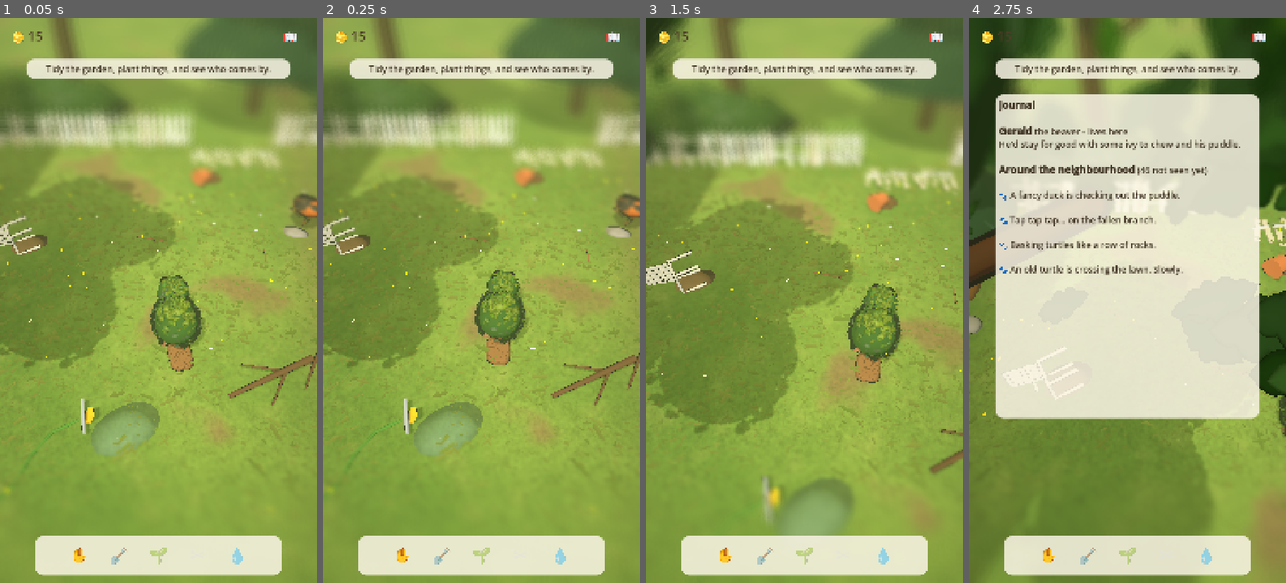
Above: before the commit, frames 1-4 (left to right).
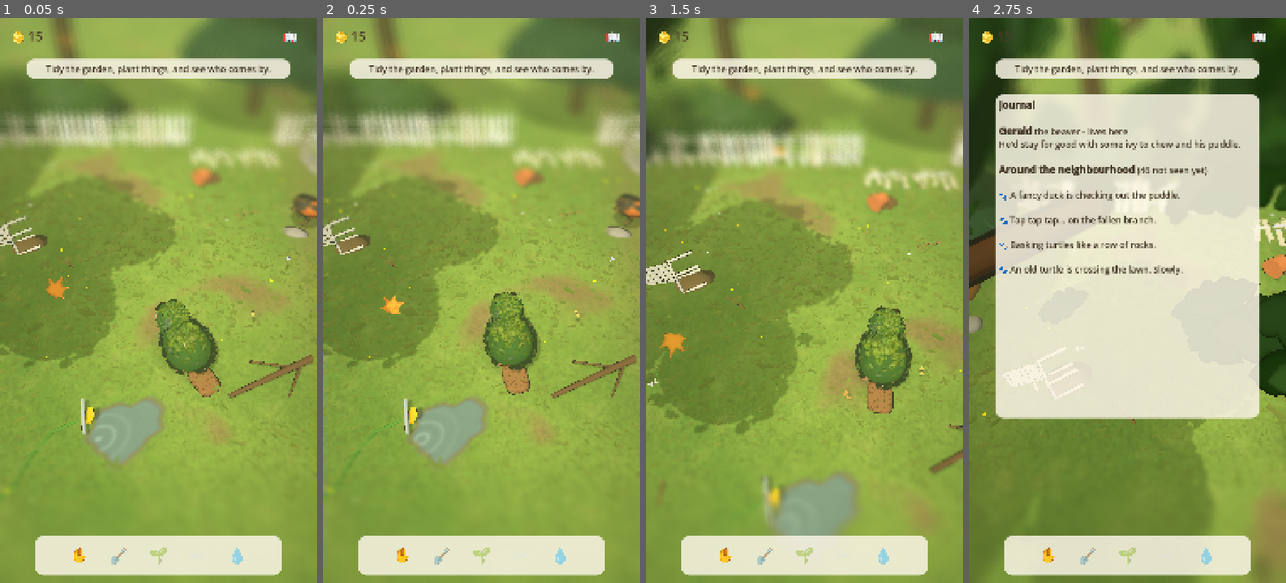
Above: after the commit, the same moments.

Repository: LuckyMonkey/hedgepets
Game: Godot game, scene res://garden.tscn
Same seed, same stepped clock (60 frames per second), same inputs: the game is played once before the commit and once after it.
Inputs (mouse positions are in pixels of both pictures, inside the frame that each line leads up to):
- Up to frame 1 (0.05 s): no input
- Up to frame 2 (0.25 s): no input
- Up to frame 3 (1.5 s): tap Enter at 0.5 s; move the mouse to (874, 272) at 0.52 s; hold Right 0.53-1.25 s; tap F at 0.6 s; click (874, 272) at 0.67 s; drag from (741, 328) to (788, 413) at 1.27 s
- Up to frame 4 (2.75 s): click "📖" at 2 s

The runs differ from the first frame. In frame 1, 5.2% of the frame differs, in the area x 0-100%, y 3-79%; in frame 2, 5.3%; in frame 3, 5.8%, in the area x 0-100%, y 12-92%; in frame 4, 0.3%.

Commit message:
Garden polish: real puddle (water shader, no grass in it), dry-stone wall, falling maple leaves, butterflies, contact shadows; residents visit their favourite things with emotes and face the viewer when idle; gifts to tap instead of abstract income; fewer weed dots; game_check covers favourites, gifts, regraft
Co-Authored-By: Claude Opus 5.5 <noreply@anthropic.com>

Diff:
--- /dev/null
+++ b/scripts/garden/butterfly.gd
@@ -0,0 +1,63 @@
+extends Node3D
+
+## A cabbage-white (or sulphur, or skipper) drifting over the lawn: two flat wings that flap, a lazy looping path
+## that wanders between the places it likes (garden.butterfly_spots(): flowering plants, flowers in the grass).
+
+var garden: Node3D
+var wings: Array[MeshInstance3D] = []
+var _home := Vector3.ZERO
+var _target := Vector3.ZERO
+var _t := 0.0
+var _phase := 0.0
+
+
+func setup(g: Node3D, color: Color, at: Vector3) -> void:
+	garden = g
+	_home = at
+	_target = at
+	_phase = randf() * TAU
+	position = at + Vector3(0, 0.8, 0)
+	var m := StandardMaterial3D.new()
+	m.shading_mode = BaseMaterial3D.SHADING_MODE_UNSHADED
+	m.cull_mode = BaseMaterial3D.CULL_DISABLED
+	m.albedo_color = color
+	var dark := m.duplicate() as StandardMaterial3D
+	dark.albedo_color = color.darkened(0.55)
+	for side: float in [1.0, -1.0]:
+		var hinge := MeshInstance3D.new()
+		var wing := PrismMesh.new()               # a rounded-ish triangle reads as a wing at this size
+		wing.size = Vector3(0.16, 0.12, 0.004)
+		var w := MeshInstance3D.new()
+		w.mesh = wing
+		w.material_override = m
+		w.position = Vector3(0.0, 0.0, side * 0.08)
+		w.rotation_degrees = Vector3(90, 0, 0)
+		hinge.add_child(w)
+		add_child(hinge)
+		wings.append(hinge)
+	var body := MeshInstance3D.new()
+	var cap := CapsuleMesh.new()
+	cap.radius = 0.012
+	cap.height = 0.09
+	body.mesh = cap
+	body.material_override = dark
+	body.rotation_degrees = Vector3(0, 0, 90)
+	add_child(body)
+
+
+func _process(delta: float) -> void:
+	_t += delta
+	var flap := sin(_t * 18.0 + _phase) * 0.9 + 0.2
+	wings[0].rotation.x = flap
+	wings[1].rotation.x = -flap
+	var to := _target - position
+	if to.length() < 0.4 or randf() < delta * 0.05:
+		var spots: Array = garden.butterfly_spots()
+		var base: Vector3 = spots.pick_random() if not spots.is_empty() else _home
+		_target = base + Vector3(randf_range(-1.5, 1.5), randf_range(0.35, 1.3), randf_range(-1.5, 1.5))
+	var drift := Vector3(sin(_t * 2.1 + _phase), sin(_t * 3.3 + _phase) * 0.6, cos(_t * 1.7 + _phase)) * 0.35
+	var v := to.normalized() * 0.7 + drift
+	position += v * delta
+	position.y = clampf(position.y, 0.25, 2.2)
+	if v.length() > 0.01:
+		rotation.y = lerp_angle(rotation.y, atan2(-v.z, v.x), clampf(delta * 3.0, 0.0, 1.0))
--- a/scripts/garden/garden.gd
+++ b/scripts/garden/garden.gd
@@ -37,6 +37,7 @@
 	_build_props()
 	_build_grass()
 	_spawn_pets()
+	_build_ambience()
 	_build_tilt_shift()
 	game = preload("res://scripts/garden/garden_game.gd").new()
 	game.name = "Game"
@@ -247,6 +248,7 @@
 		var r := _rng.randf_range(1.6, 2.3)
 		_bush(to + Vector3(0, 0.6, 0), Vector3(r, r * 0.72, r), "hedgeoak", palette, Color("2f4a27"), 0.8, 0.5, "egg")
 	_bush(top + Vector3(0, 2.6, 0), Vector3(2.6, 2.0, 2.6), "hedgeoak", palette, Color("2f4a27"), 0.85, 0.5, "egg")
+	_crowns.append(top + Vector3(0, 1.5, 0))
 	obstacles.append([Vector2(at.x, at.z), 1.0])
 
 
@@ -266,6 +268,66 @@
 	obstacles.append([Vector2(at.x, at.z), 0.7])
 
 
+var _crowns: Array = []                           # broadleaf crowns: where falling leaves come from
+
+
+## Life in the garden: leaves drifting down from the oaks, butterflies over the lawn.
+func _build_ambience() -> void:
+	var image := Image.load_from_file(ProjectSettings.globalize_path("res://assets/sprites/hedgemaple.png"))
+	var leaf := ImageTexture.create_from_image(image.get_region(Rect2i(0, 0, 160, 160)))
+	var m := StandardMaterial3D.new()
+	m.albedo_texture = leaf
+	m.transparency = BaseMaterial3D.TRANSPARENCY_ALPHA_SCISSOR
+	m.alpha_scissor_threshold = 0.4
+	m.vertex_color_use_as_albedo = true
+	m.billboard_mode = BaseMaterial3D.BILLBOARD_PARTICLES
+	m.cull_mode = BaseMaterial3D.CULL_DISABLED
+	var ramp := Gradient.new()
+	ramp.set_color(0, Color("c9923c"))
+	ramp.set_color(1, Color("9a3428"))
+	ramp.add_point(0.5, Color("b8702e"))
+	for at: Vector3 in _crowns:
+		var p := CPUParticles3D.new()
+		p.amount = 10
+		p.lifetime = 14.0
+		p.preprocess = 14.0
+		p.emission_shape = CPUParticles3D.EMISSION_SHAPE_BOX
+		p.emission_box_extents = Vector3(3.0, 1.0, 3.0)
+		p.direction = Vector3(1, -0.2, 0.3)
+		p.spread = 40.0
+		p.initial_velocity_min = 0.1
+		p.initial_velocity_max = 0.4
+		p.gravity = Vector3(0.18, -0.55, 0.12)
+		p.angle_min = 0.0
+		p.angle_max = 360.0
+		p.angular_velocity_min = -90.0
+		p.angular_velocity_max = 90.0
+		p.scale_amount_min = 0.09
+		p.scale_amount_max = 0.14
+		p.color_initial_ramp = ramp
+		var quad := QuadMesh.new()
+		quad.material = m
+		p.mesh = quad
+		p.position = at
+		p.name = "FallingLeaves"
+		add_child(p)
+	var colors := [Color("f4f0dc"), Color("f2e27a"), Color("f0b860"), Color("f4f0dc"), Color("e8eef6"), Color("f2e27a")]
+	for i in range(colors.size()):
+		var b := preload("res://scripts/garden/butterfly.gd").new()
+		add_child(b)
+		b.setup(self, colors[i], Vector3(_rng.randf_range(-6, 6), 0, _rng.randf_range(-6, 4)))
+
+
+## Where butterflies like to go: flowering plants, and a few fixed flowery patches.
+func butterfly_spots() -> Array:
+	var out: Array = [Vector3(-3, 0, 1), Vector3(3.5, 0, -2), Vector3(0, 0, 4)]
+	if game != null:
+		for pl in game.plants:
+			if pl["stage"] >= 3:
+				out.append(Vector3(pl["at"].x, 0, pl["at"].y))
+	return out
+
+
 ## Every prop is a thing in the garden: what it is, where, how big, whether the shovel can clear it and what it
 ## is worth as scrap. Some junk is worth keeping - some visitors like it (scripts/garden/garden_game.gd).
 func _thing(kind: String, node: Node3D, at: Vector2, radius: float, value: int, junk := true) -> void:
@@ -275,6 +337,9 @@
 func _build_props() -> void:
 	var r := _rng
 	GardenProps.broken_fence(self, -16.0, 16.0, -11.0, r, Vector2(0.5, 4.5))
+	GardenProps.stone_wall(self, Vector3(7.2, 0, -10.2), Vector3(9.6, 0, 5.0), r)      # the old field wall down the side
+	obstacles.append([Vector2(8.0, -5.0), 0.6])
+	obstacles.append([Vector2(8.8, 0.0), 0.6])
 	_thing("lawn_chair", GardenProps.lawn_chair(self, Vector3(-5.2, 0, -3.2), 28), Vector2(-5.0, -3.2), 1.3, 6)
 	_thing("grill", GardenProps.rusty_grill(self, Vector3(5.8, 0, -4.5), -20), Vector2(6.3, -4.3), 1.6, 9)
 	_thing("sprinkler", GardenProps.broken_sprinkler(self, Vector3(-1.8, 0, 3.6), 10), Vector2(-1.8, 3.6), 0.8, 5)
@@ -325,20 +390,20 @@
 	for i in range(22000):
 		var x := _rng.randf_range(-19, 19)
 		var z := _rng.randf_range(-11, 11)
-		if _blocked(Vector2(x, z), 0.12):
+		if _blocked(Vector2(x, z), 0.12) or _in_puddle(Vector2(x, z)):
 			continue
 		var bald := _bald_noise.get_noise_2d((x + 30.0) / 60.0 * 512.0, (z + 30.0) / 60.0 * 512.0)
 		if bald > 0.4 and _rng.randf() < 0.8:
 			continue
 		var cell := _rng.randi_range(0, 7)
 		var roll := _rng.randf()
-		if roll < 0.035:
+		if roll < 0.012:
 			cell = 8          # dandelion
-		elif roll < 0.06:
+		elif roll < 0.03:
 			cell = 9          # clover
-		elif roll < 0.075:
+		elif roll < 0.038:
 			cell = 10         # daisy
-		elif roll < 0.11:
+		elif roll < 0.07:
 			cell = 11         # seed heads
 		var s := _rng.randf_range(0.32, 0.6) * (1.5 if cell == 11 else (1.25 if cell >= 8 else 1.0))   # ankle-high to a pet
 		var t := Transform3D(Basis.from_euler(Vector3(0, _rng.randf_range(0, TAU), 0)).scaled(Vector3(s, s, s)), Vector3(x, 0, z))
@@ -357,6 +422,19 @@
 	add_child(node)
 
 
+## The sprinkler's puddle (garden_props.gd: offset 0.9, 0.4 from the sprinkler, 2.6 x 1.8, turned 20°).
+func _in_puddle(p: Vector2) -> bool:
+	for t in things:
+		if t["kind"] == "sprinkler":
+			var node: Node3D = t["node"]
+			var puddle := node.get_node_or_null("Puddle") as Node3D
+			if puddle != null:
+				var local := puddle.global_transform.affine_inverse() * Vector3(p.x, 0, p.y)
+				if Vector2(local.x / 1.15, local.z / 0.8).length() < 1.0:
+					return true
+	return false
+
+
 func _blocked(p: Vector2, margin: float) -> bool:
 	for o in obstacles:
 		if p.distance_to(o[0]) < float(o[1]) + margin:
@@ -370,6 +448,37 @@
 # ------------------------------------------------------------------ pets
 func _spawn_pets() -> void:
 	roster = CharacterArtProfile.roster()
+
+
+var _shadow_mat: StandardMaterial3D
+
+
+## A soft dark pool on the grass under a pet: it sits on the lawn instead of hovering over it.
+func _contact_shadow(node: Node3D, p: CharacterArtProfile) -> void:
+	if _shadow_mat == null:
+		var g := Gradient.new()
+		g.set_color(0, Color(0, 0, 0, 0.5))
+		g.set_color(1, Color(0, 0, 0, 0.0))
+		var tex := GradientTexture2D.new()
+		tex.gradient = g
+		tex.fill = GradientTexture2D.FILL_RADIAL
+		tex.fill_from = Vector2(0.5, 0.5)
+		tex.fill_to = Vector2(0.5, 0.0)
+		_shadow_mat = StandardMaterial3D.new()
+		_shadow_mat.albedo_texture = tex
+		_shadow_mat.shading_mode = BaseMaterial3D.SHADING_MODE_UNSHADED
+		_shadow_mat.transparency = BaseMaterial3D.TRANSPARENCY_ALPHA
+		_shadow_mat.depth_draw_mode = BaseMaterial3D.DEPTH_DRAW_DISABLED
+	var r: Vector3 = p.regions["BODY"]["radii"]
+	var plane := PlaneMesh.new()
+	plane.size = Vector2(r.x * 2.6 + 0.6, r.z * 2.6 + 0.4)
+	var s := MeshInstance3D.new()
+	s.mesh = plane
+	s.material_override = _shadow_mat
+	s.position = Vector3(0.2, 0.02, 0)
+	s.cast_shadow = GeometryInstance3D.SHADOW_CASTING_SETTING_OFF
+	s.name = "ContactShadow"
+	node.add_child(s)
 
 
 ## A pet's node, built the first time it comes by (a garden of thirty pets only pays for the ones in it).
@@ -385,6 +494,7 @@
 	node.set_detail("MEDIUM")
 	node.visible = false
 	node.position = GAP + Vector3(0, 0, -6)
+	_contact_shadow(node, p)
 	pets.append(node)
 	_nodes[p.pet_name] = node
 	_wander[node] = {"target": node.position, "wait": _rng.randf_range(0.5, 3.0), "mode": "away"}
@@ -447,13 +557,31 @@
 			set_pet_mode(node, "away")
 			return
 		w["wait"] = float(w["wait"]) - delta
+		# standing: turn three-quarters toward the viewer, so you see faces, not backs
+		var face: float = w.get("face", 0.0)
+		node.rotation.y = lerp_angle(node.rotation.y, -PI * 0.5 + face, clampf(delta * 2.0, 0.0, 1.0))
+		if w.get("fav", "") != "":
+			emote(node, str(w["fav"]))                   # got to a favourite thing: enjoy it
+			w["fav"] = ""
 		if float(w["wait"]) <= 0.0:
+			var fav: Dictionary = game.favourite(node) if game != null and _rng.randf() < 0.55 else {}
+			if not fav.is_empty():
+				var at: Vector3 = fav["at"]
+				var off := Vector3(_rng.randf_range(-1, 1), 0, _rng.randf_range(-1, 1)).normalized() * (float(fav["radius"]) + 0.45)
+				var spot := Vector2(at.x + off.x, at.z + off.z)
+				if BOUNDS.has_point(spot) and not _path_blocked(Vector2(node.position.x, node.position.z), spot):
+					w["target"] = Vector3(spot.x, 0, spot.y)
+					w["fav"] = fav["emote"]
+					w["wait"] = _rng.randf_range(5.0, 10.0)
+					w["face"] = _rng.randf_range(-0.9, 0.9)
+					return
 			for attempt in range(12):
 				var p := Vector2(_rng.randf_range(BOUNDS.position.x, BOUNDS.end.x), _rng.randf_range(BOUNDS.position.y, BOUNDS.end.y))
 				if not _blocked(p, 0.9) and not _path_blocked(Vector2(node.position.x, node.position.z), p):
 					w["target"] = Vector3(p.x, 0, p.y)
 					break
 			w["wait"] = _rng.randf_range(2.0, 6.0)
+			w["face"] = [-0.8, 0.8].pick_random() + _rng.randf_range(-0.3, 0.3)
 		return
 	var speed := 1.1 * (0.6 if node.profile.species == "tortoise" else 1.0)
 	var heading := atan2(-to.z, to.x)
@@ -463,6 +591,22 @@
 		node.walking = move_toward(node.walking, 1.0, delta * 3.0)
 	else:
 		node.walking = move_toward(node.walking, 0.3, delta * 3.0)
+
+
+## A little thought above a pet's head (an emoji), rising and fading.
+func emote(node: Node3D, text: String) -> void:
+	var l := Label3D.new()
+	l.text = text
+	l.font_size = 72
+	l.pixel_size = 0.004
+	l.billboard = BaseMaterial3D.BILLBOARD_ENABLED
+	l.no_depth_test = true
+	l.position = node.position + Vector3(0, 1.7 * node.scale.y * 2.0, 0)
+	add_child(l)
+	var tw := create_tween()
+	tw.tween_property(l, "position:y", l.position.y + 0.7, 1.6).set_ease(Tween.EASE_OUT)
+	tw.parallel().tween_property(l, "modulate:a", 0.0, 1.6).set_delay(0.6)
+	tw.tween_callback(l.queue_free)
 
 
 func _path_blocked(a: Vector2, b: Vector2) -> bool:
--- a/scripts/garden/garden_game.gd
+++ b/scripts/garden/garden_game.gd
@@ -99,6 +99,7 @@
 # ------------------------------------------------------------------ the loop
 func _process(delta: float) -> void:
 	_grow(delta)
+	_tend_gifts(delta)
 	_check -= delta
 	if _check <= 0.0:
 		_check = 1.0
@@ -106,15 +107,12 @@
 	_income -= delta
 	if _income <= 0.0:
 		_income = INCOME_SECONDS
-		var happy := 0
 		var counts := garden_counts()
 		for p: CharacterArtProfile in garden.roster:
-			if pet_state[p.pet_name] == "resident" and _met(p.wants["resident"], counts):
-				happy += 1
-		if happy > 0:
-			coins += 2 * happy
-			toast("🪙 +%d from your residents" % (2 * happy))
-			_refresh()
+			if pet_state[p.pet_name] == "resident" and _met(p.wants["resident"], counts) and gifts.size() < 12:
+				var node: HedgePetNode = _node(p)
+				if node.visible:
+					_drop_gift(node)
 	_save -= delta
 	if _save <= 0.0:
 		_save = 8.0
@@ -204,6 +202,75 @@
 						toast("Your %s is flowering." % pl["species"])
 
 
+# ------------------------------------------------------------------ favourites and gifts
+const WANT_THINGS := {"puddle": ["sprinkler", "💧"], "sticks": ["stick", "🪵"], "branches": ["branch", "🪵"], "rocks": ["rock", "☀️"],
+	"leaf_pile": ["leaf_pile", "🍂"], "lawn_chair": ["lawn_chair", "💤"], "grill": ["grill", "👃"], "tire": ["tire", "💤"], "pot": ["pot", "💤"]}
+const GIFTS := [["🌰", 2], ["🪶", 3], ["🍄", 2], ["🐚", 4], ["💎", 6], ["🌼", 2], ["🫐", 3]]
+var gifts: Array = []               # {at: Vector3, node: Label3D, value, age}
+
+
+## Somewhere this pet likes to go: one of the things or plants in its wishes. {at, radius, emote} or {}.
+func favourite(node: HedgePetNode) -> Dictionary:
+	var p: CharacterArtProfile = node.profile
+	var options: Array = []
+	for step in ["notice", "visit", "resident"]:
+		for key: String in p.wants[step]:
+			if WANT_THINGS.has(key):
+				var kind: String = WANT_THINGS[key][0]
+				for t in garden.things:
+					if t["kind"] == kind:
+						options.append({"at": Vector3(t["at"].x, 0, t["at"].y), "radius": t["radius"], "emote": WANT_THINGS[key][1]})
+			else:
+				var sp := key.get_slice("_", 0)
+				for pl in plants:
+					if pl["species"] == sp and pl["stage"] >= 1:
+						options.append({"at": Vector3(pl["at"].x, 0, pl["at"].y), "radius": 0.6, "emote": "💚" if pl["stage"] < 3 else "🌸"})
+	return options.pick_random() if not options.is_empty() else {}
+
+
+## A happy resident leaves something behind: tap it to collect.
+func _drop_gift(node: HedgePetNode) -> void:
+	var g: Array = GIFTS.pick_random()
+	var l := Label3D.new()
+	l.text = g[0]
+	l.font_size = 64
+	l.pixel_size = 0.005
+	l.billboard = BaseMaterial3D.BILLBOARD_ENABLED
+	var at := node.position + Vector3(randf_range(-0.5, 0.5), 0.0, randf_range(0.3, 0.7))
+	l.position = at + Vector3(0, 0.25, 0)
+	garden.add_child(l)
+	gifts.append({"at": at, "node": l, "value": g[1], "age": 0.0})
+	garden.emote(node, "🎁")
+
+
+func _tend_gifts(delta: float) -> void:
+	for g in gifts.duplicate():
+		g["age"] += delta
+		var l: Label3D = g["node"]
+		l.position.y = 0.25 + 0.07 * sin(g["age"] * 3.0)
+		if g["age"] > 100.0:
+			l.modulate.a = clampf((120.0 - g["age"]) / 20.0, 0.0, 1.0)
+		if g["age"] > 120.0:
+			l.queue_free()
+			gifts.erase(g)
+
+
+func _collect_gift(p2: Vector2) -> bool:
+	for g in gifts:
+		if Vector2(g["at"].x, g["at"].z).distance_to(p2) < 0.75:
+			coins += int(g["value"])
+			gifts.erase(g)
+			var l: Label3D = g["node"]
+			var tw := garden.create_tween()
+			tw.tween_property(l, "position:y", 1.6, 0.5).set_ease(Tween.EASE_OUT)
+			tw.parallel().tween_property(l, "modulate:a", 0.0, 0.5)
+			tw.tween_callback(l.queue_free)
+			toast("%s 🪙 +%d" % [l.text, g["value"]])
+			_refresh()
+			return true
+	return false
+
+
 # ------------------------------------------------------------------ tools
 ## A tap on the garden. Returns true when the game used it (the garden then does nothing else).
 func tap(at: Vector2, pet: HedgePetNode) -> bool:
@@ -213,6 +280,8 @@
 	if g == Vector3.INF:
 		return false
 	var p2 := Vector2(g.x, g.z)
+	if _collect_gift(p2):
+		return true
 	match tool:
 		"hand":
 			if pet != null:
--- a/scripts/garden/garden_props.gd
+++ b/scripts/garden/garden_props.gd
@@ -199,14 +199,18 @@
 	part(s, box(Vector3(0.5, 0.12, 0.25)), plastic, Vector3.ZERO, Vector3.ZERO, 0.008)
 	part(s, cyl(0.05, 0.05, 0.9, 8), mat("sprinkler_bar", Color("9ea4a8"), 0.5), Vector3(0, 0.15, 0), Vector3(90, 0, 0), 0.006)
 	# the puddle it made
-	var water := StandardMaterial3D.new()
-	water.albedo_color = Color(0.40, 0.50, 0.52, 0.42)
-	water.transparency = BaseMaterial3D.TRANSPARENCY_ALPHA
-	water.roughness = 0.05
-	water.metallic_specular = 0.8
-	var puddle := part(r, blob(Vector3(0.95, 0.02, 0.6), {"exponent": 2.2}), water, Vector3(0.9, 0.005, 0.4), Vector3(0, 20, 0), 0.0)
+	var water := ShaderMaterial.new()
+	water.shader = load("res://shaders/water.gdshader")
+	var plane := PlaneMesh.new()
+	plane.size = Vector2(2.6, 1.8)
+	var puddle := MeshInstance3D.new()
+	puddle.mesh = plane
+	puddle.material_override = water
+	puddle.position = Vector3(0.9, 0.012, 0.4)
+	puddle.rotation_degrees = Vector3(0, 20, 0)
+	puddle.cast_shadow = GeometryInstance3D.SHADOW_CASTING_SETTING_OFF
 	puddle.name = "Puddle"
-	puddle.scale = Vector3(1, 0.3, 1)
+	r.add_child(puddle)
 	# the hose: a few lazy segments, then a coil
 	var hose := mat("hose", Color("4f7a3a"), 0.8)
 	var p := Vector3(-0.3, 0.05, 0)
@@ -232,6 +236,32 @@
 	return r
 
 
+## A New England dry-stone wall: two or three courses of field stones, no mortar, slumped and mossy in places.
+static func stone_wall(parent: Node3D, from: Vector3, to: Vector3, rng: RandomNumberGenerator) -> Node3D:
+	var r := root(parent, "StoneWall", Vector3.ZERO, 0.0)
+	var length := from.distance_to(to)
+	var dir := (to - from).normalized()
+	var side := dir.cross(Vector3.UP)
+	var moss := Color("6e7a4a")
+	for course in range(3):
+		var x := rng.randf_range(0.0, 0.3)
+		while x < length:
+			var size := rng.randf_range(0.28, 0.42) * (1.0 - course * 0.12)
+			var slump := 0.5 + 0.5 * sin(x * 0.7 + 1.3)          # a lower, tumbled stretch here and there
+			if course == 2 and slump < 0.35:
+				x += size * 1.6
+				continue
+			var at := from + dir * x + side * rng.randf_range(-0.08, 0.08) + Vector3(0, course * 0.36 * (0.75 + 0.25 * slump), 0)
+			var grey := Color("8d8a80").lerp(Color("a7a294"), rng.randf())
+			if course == 2 and rng.randf() < 0.3:
+				grey = grey.lerp(moss, 0.6)                          # moss on the cap stones
+			var stone := part(r, blob(Vector3(size, size * 0.55, size * 0.75), {"exponent": 2.4, "flat_bottom": 0.5}), mat("wall%d" % int(grey.r * 100 + grey.g * 10), grey),
+				at + Vector3(0, size * 0.3, 0), Vector3(rng.randf_range(-6, 6), rad_to_deg(atan2(-dir.z, dir.x)) + rng.randf_range(-12, 12), rng.randf_range(-6, 6)), 0.01)
+			stone.name = "Stone"
+			x += size * 1.75
+	return r
+
+
 static func old_tire(parent: Node3D, at: Vector3, yaw: float) -> Node3D:
 	var r := root(parent, "Tire", at, yaw)
 	var t := TorusMesh.new()
--- a/scripts/pet/hedge_pet_node.gd
+++ b/scripts/pet/hedge_pet_node.gd
@@ -36,7 +36,8 @@
 func setup(p: CharacterArtProfile) -> void:
 	profile = p
 	for child in get_children():
-		child.queue_free()
+		if child.name != "ContactShadow":                # the garden's, not ours
+			child.queue_free()
 	foliage_nodes.clear()
 	eyes.clear()
 	_materials.clear()
--- /dev/null
+++ b/shaders/water.gdshader
@@ -0,0 +1,43 @@
+shader_type spatial;
+render_mode blend_mix, depth_draw_never, cull_disabled, specular_schlick_ggx;
+
+// A shallow puddle on a flat plane (UV 0..1): an irregular outline from a few sines (no texture), a muddy wet rim,
+// a darker middle that mirrors the sky, a soft sheen, and slow ripple rings from the leaking sprinkler.
+uniform vec3 deep : source_color = vec3(0.26, 0.33, 0.36);
+uniform vec3 sky : source_color = vec3(0.72, 0.80, 0.82);
+uniform vec3 mud : source_color = vec3(0.36, 0.30, 0.22);
+uniform vec2 drip = vec2(0.22, 0.45);     // where the drops land (UV)
+uniform float seed = 1.7;
+
+float outline(vec2 p) {
+	float a = atan(p.y, p.x);
+	float r = 0.40 + 0.045 * sin(a * 3.0 + seed) + 0.03 * sin(a * 5.0 + seed * 2.3) + 0.018 * sin(a * 9.0 + seed * 0.7);
+	return length(p) / r;           // < 1 inside
+}
+
+void fragment() {
+	vec2 p = UV - 0.5;
+	float d = outline(p);
+	if (d > 1.12) {
+		discard;
+	}
+	float water = 1.0 - smoothstep(0.86, 1.0, d);        // 1 in the water, 0 on the wet rim
+	float rim = smoothstep(0.8, 1.0, d) * (1.0 - smoothstep(1.0, 1.12, d));
+	// ripples: rings spreading from the drip point, fading out
+	float t = TIME * 0.6;
+	float ring = 0.0;
+	for (int i = 0; i < 3; i++) {
+		float age = fract(t + float(i) / 3.0);
+		float dist = length(UV - drip);
+		ring += exp(-pow((dist - age * 0.45) * 40.0, 2.0)) * (1.0 - age);
+	}
+	vec3 view = normalize(VIEW);
+	float fres = pow(1.0 - clamp(dot(NORMAL, view), 0.0, 1.0), 3.0);
+	vec3 c = mix(deep, sky, 0.25 + fres * 0.6 + ring * 0.25);
+	c = mix(c, mud, rim * 0.8);
+	ALBEDO = c;
+	ALPHA = clamp(water * 0.82 + rim * 0.55, 0.0, 0.95);
+	ROUGHNESS = mix(0.05, 0.9, rim);
+	SPECULAR = 0.6;
+	NORMAL = normalize(NORMAL + vec3(ring * 0.15, 0.0, ring * 0.15));
+}
--- a/tools/game_check.gd
+++ b/tools/game_check.gd
@@ -50,6 +50,22 @@
 	print("after ", game.pet_state, " coins ", game.coins, " counts ", game.garden_counts())
 	if game.pet_state["Clover"] != "resident":
 		return _fail("Clover should have moved in")
+	# favourites and gifts
+	var gerald: HedgePetNode = game._node(garden.roster[0])
+	var fav: Dictionary = game.favourite(gerald)
+	print("Gerald's favourite: ", fav.get("emote", "none"))
+	if fav.is_empty():
+		return _fail("Gerald has nowhere he likes")
+	game._drop_gift(gerald)
+	var c0: int = game.coins
+	var g: Dictionary = game.gifts[0]
+	if not game._collect_gift(Vector2(g["at"].x, g["at"].z)) or game.coins <= c0:
+		return _fail("gift not collected")
+	print("gift +", game.coins - c0)
+	# regraft
+	gerald.set_plant("holly")
+	if SpeciesBuilder.plant_of(gerald.profile) != "holly" or gerald.get_node_or_null("ContactShadow") == null:
+		return _fail("regraft lost the plant or the contact shadow")
 	game.save_path = "user://garden_check.json"
 	OS.set_environment("HEDGEPETS_FRESH", "")
 	game.save()
Not shown, added: docs/acceptance/plants.png.import
Not shown, added: scripts/garden/butterfly.gd.uid
Not shown, added: shaders/water.gdshader.uid
Not shown, added: tools/capture_plants.gd.uid
Not shown, changed: docs/GARDEN.md
